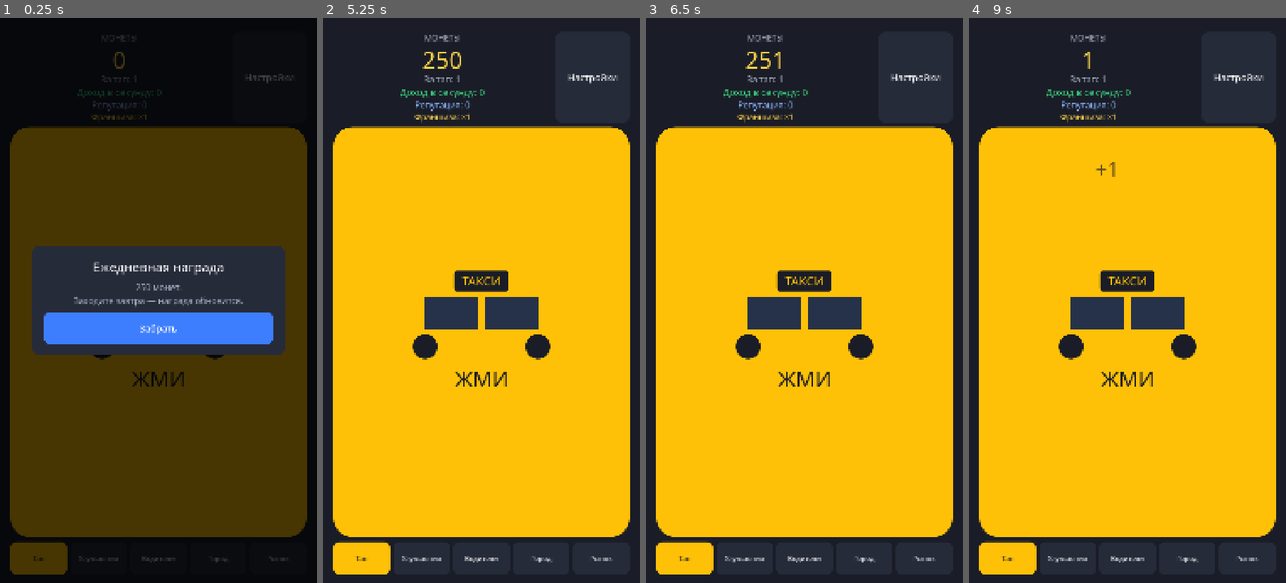
Above: before the commit, frames 1-4 (left to right).
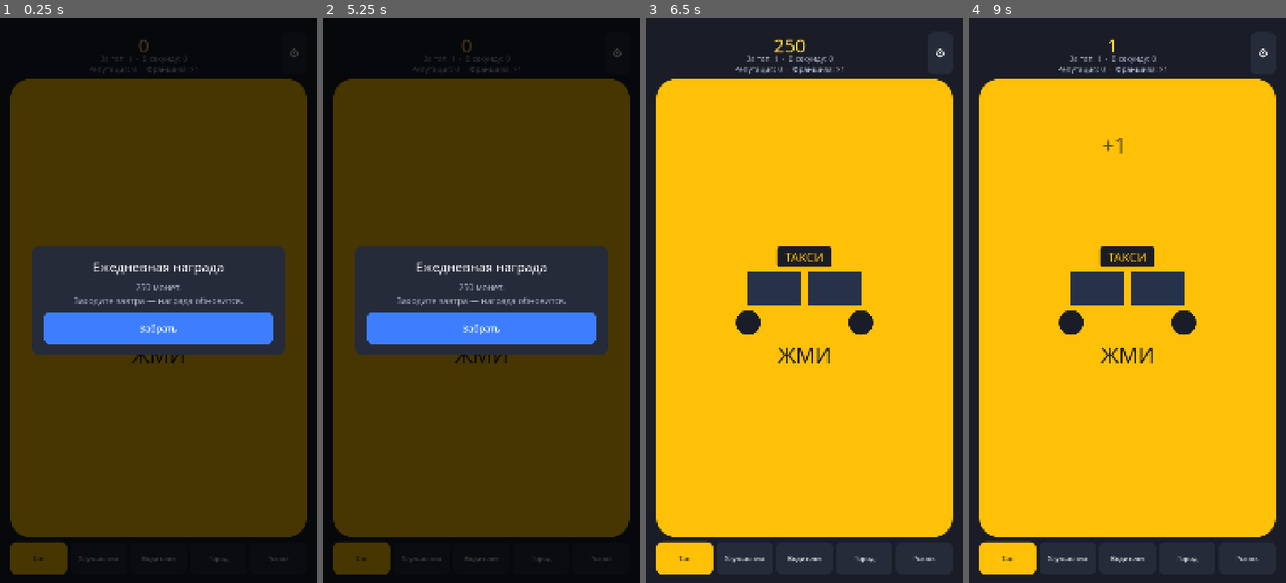
Above: after the commit, the same moments.

Repository: bogdan22807/play1
Game: Godot game, scene res://scenes/main.tscn
Two runs of this game, one before a commit and one after it. Both use one fixed random seed, a clock stepped at 60 frames per second and the inputs below.
Inputs (mouse positions are in pixels of both pictures, inside the frame that each line leads up to; where the layout moved, square brackets give the same spot in the first picture):
- Up to frame 1 (0.25 s): no input
- Up to frame 2 (5.25 s): click "Настройки" (after the commit: "⚙") at 0.5 s; click "Тап" at 1.25 s; click "Улучшения" at 2 s; click "Водители" at 2.75 s; click "Город" at 3.5 s; click "Рынок" at 4.25 s; click (481, 306) [481, 334] at 5 s
- Up to frame 3 (6.5 s): click (804, 328) at 5.75 s, where only the run after the commit has a clickable "Забрать"
- Up to frame 4 (9 s): click "Настройки" (after the commit: "⚙") at 6.5 s; click "Сбросить прогресс" at 7.25 s; click "Сбросить" at 8 s; click (1127, 306) [1127, 334] at 8.75 s

The runs differ from the first frame. In frame 1, 8.8% of the frame differs, in the area x 3-97%, y 3-66%; in frame 2, 98%, in the area x 0-100%, y 0-100%; in frame 3, 14%; in frame 4, 14%.

Commit message:
Сжать шапку и разделить город на три раздела.
Франшиза считается от всего заработка и продаётся только при росте хотя бы на 10%. В городе по очереди показываются районы, мир и достижения.

Co-authored-by: bogdan22807 <bogdan22807@users.noreply.github.com>

Diff:
--- a/autoload/game_state.gd
+++ b/autoload/game_state.gd
@@ -38,10 +38,11 @@
 const DAILY_COINS := 250.0
 ## Сколько тапов нужно для +1 репутации.
 const TAPS_PER_REPUTATION := 20
-## Сколько монет забега дают +1 к множителю франшизы.
-const FRANCHISE_PER_EARNED := 10000.0
-## Меньше этой суммы компанию продать нельзя.
-const MIN_RUN_TO_SELL := 1000.0
+## Франшиза = 1 + 0.5 * корень из заработка всех забегов, делённого на эту сумму.
+const FRANCHISE_REFERENCE := 1000000.0
+const FRANCHISE_SQRT_WEIGHT := 0.5
+## Продавать можно, когда новая франшиза больше текущей хотя бы на 10%.
+const FRANCHISE_MIN_STEP := 1.1
 ## Если кадр завис дольше секунды, не начисляем доход за всю паузу.
 const MAX_INCOME_STEP := 1.0
 const SAVE_PATH := "user://save.json"
@@ -563,20 +564,33 @@
 	return run_earned
 
 
-## На сколько вырастет франшиза, если продать компанию прямо сейчас.
-func get_prestige_bonus() -> float:
-	return run_earned / FRANCHISE_PER_EARNED
+## Какой множитель зафиксируется, если продать компанию сейчас.
+func get_preview_franchise() -> float:
+	var earned: float = maxf(0.0, lifetime_earned)
+	return 1.0 + FRANCHISE_SQRT_WEIGHT * sqrt(earned / FRANCHISE_REFERENCE)
 
 
 func can_sell_company() -> bool:
-	return run_earned + 0.001 >= MIN_RUN_TO_SELL
+	return get_preview_franchise() + 0.000001 >= franchise * FRANCHISE_MIN_STEP
+
+
+## Почему кнопка продажи выключена. Пустая строка, если продать уже можно.
+func get_sell_block_reason() -> String:
+	if can_sell_company():
+		return ""
+	var preview: float = get_preview_franchise()
+	var need: float = franchise * FRANCHISE_MIN_STEP
+	return "Сейчас стало бы ×%s. Нужно хотя бы ×%s, это +10%% к текущей франшизе." % [
+		format_number(preview),
+		format_number(need),
+	]
 
 
 ## Сбрасывает забег и прибавляет франшизу. Сама франшиза остаётся.
 func sell_company() -> bool:
 	if not can_sell_company():
 		return false
-	franchise += get_prestige_bonus()
+	franchise = get_preview_franchise()
 	coins = 0.0
 	run_earned = 0.0
 	_upgrade_levels.clear()
@@ -754,6 +768,17 @@
 	_owned_competitors = _read_count_dict(data.get("competitors", {}))
 	run_taps = _read_run_taps(data)
 	_sync_reputation()
+	franchise = maxf(1.0, float(data.get("franchise", 1.0)))
+	# Старое сохранение без поля: уже лежащие монеты считаем заработком забега.
+	run_earned = maxf(0.0, float(data.get("run_earned", coins)))
+	lifetime_earned = maxf(run_earned, float(data.get("lifetime_earned", run_earned)))
+	_done_achievements = _read_id_set(data.get("achievements", []))
+	_last_daily_day = maxi(0, int(data.get("last_daily_day", 0)))
+	_last_exit_unix = maxi(0, int(data.get("last_exit_unix", 0)))
+	var saved_offline: float = maxf(0.0, float(data.get("pending_offline_coins", 0)))
+	var saved_seconds: float = maxf(0.0, float(data.get("pending_offline_seconds", 0)))
+	_refresh_offline_reward(saved_offline, saved_seconds)
+	_fold_offline_dust()
 
 
 ## Старое сохранение не хранило число тапов. Собираем его из счётчика репутации,
@@ -767,17 +792,6 @@
 	var remainder: int = int(data.get("reputation_taps", 0))
 	remainder = clampi(remainder, 0, TAPS_PER_REPUTATION - 1)
 	return from_taps * TAPS_PER_REPUTATION + remainder
-	franchise = maxf(1.0, float(data.get("franchise", 1.0)))
-	# Старое сохранение без поля: уже лежащие монеты считаем заработком забега.
-	run_earned = maxf(0.0, float(data.get("run_earned", coins)))
-	lifetime_earned = maxf(run_earned, float(data.get("lifetime_earned", run_earned)))
-	_done_achievements = _read_id_set(data.get("achievements", []))
-	_last_daily_day = maxi(0, int(data.get("last_daily_day", 0)))
-	_last_exit_unix = maxi(0, int(data.get("last_exit_unix", 0)))
-	var saved_offline: float = maxf(0.0, float(data.get("pending_offline_coins", 0)))
-	var saved_seconds: float = maxf(0.0, float(data.get("pending_offline_seconds", 0)))
-	_refresh_offline_reward(saved_offline, saved_seconds)
-	_fold_offline_dust()
 
 
 func get_achievements() -> Array:
--- a/scripts/main.gd
+++ b/scripts/main.gd
@@ -25,7 +25,6 @@
 
 var _coins_label: Label
 var _tap_label: Label
-var _income_label: Label
 var _reputation_label: Label
 var _taxi_button: Button
 var _tap_page: Control
@@ -35,7 +34,11 @@
 var _market_page: Control
 var _upgrade_list: VBoxContainer
 var _driver_list: VBoxContainer
-var _city_list: VBoxContainer
+var _district_list: VBoxContainer
+var _world_list: VBoxContainer
+var _achievement_list: VBoxContainer
+var _city_sections: Array[Control] = []
+var _city_section_buttons: Array[Button] = []
 var _market_list: VBoxContainer
 var _multiplier_label: Label
 var _tab_buttons: Array[Button] = []
@@ -54,7 +57,6 @@
 var _notice_layer: Control
 var _notice_title: Label
 var _notice_body: Label
-var _franchise_label: Label
 var _sell_info: Label
 var _sell_button: Button
 var _sell_layer: Control
@@ -173,10 +175,9 @@
 	_driver_list = _drivers_page.get_child(0).get_child(0) as VBoxContainer
 	_build_driver_rows()
 
-	_city_page = _build_scroll_page()
+	_city_page = _build_city_page()
 	_city_page.set_anchors_and_offsets_preset(Control.PRESET_FULL_RECT)
 	pages.add_child(_city_page)
-	_city_list = _city_page.get_child(0).get_child(0) as VBoxContainer
 	_build_city_rows()
 
 	_market_page = _build_scroll_page()
@@ -205,16 +206,9 @@
 	text_box.add_theme_constant_override("separation", 0)
 	header.add_child(text_box)
 
-	var caption := Label.new()
-	caption.text = "МОНЕТЫ"
-	caption.horizontal_alignment = HORIZONTAL_ALIGNMENT_CENTER
-	caption.add_theme_font_size_override("font_size", 28)
-	caption.add_theme_color_override("font_color", COLOR_MUTED)
-	text_box.add_child(caption)
-
 	# Фиксированная рамка: одна надпись не прыгает по ширине и не оставляет старые цифры.
 	var coin_frame := Control.new()
-	coin_frame.custom_minimum_size = Vector2(0, 100)
+	coin_frame.custom_minimum_size = Vector2(0, 72)
 	coin_frame.size_flags_horizontal = Control.SIZE_EXPAND_FILL
 	coin_frame.clip_contents = true
 	text_box.add_child(coin_frame)
@@ -225,39 +219,29 @@
 	_coins_label.vertical_alignment = VERTICAL_ALIGNMENT_CENTER
 	_coins_label.clip_contents = true
 	_coins_label.mouse_filter = Control.MOUSE_FILTER_IGNORE
-	_coins_label.add_theme_font_size_override("font_size", 80)
+	_coins_label.add_theme_font_size_override("font_size", 64)
 	_coins_label.add_theme_color_override("font_color", COLOR_GOLD)
 	coin_frame.add_child(_coins_label)
 
 	_tap_label = Label.new()
 	_tap_label.horizontal_alignment = HORIZONTAL_ALIGNMENT_CENTER
-	_tap_label.add_theme_font_size_override("font_size", 30)
+	_tap_label.add_theme_font_size_override("font_size", 26)
 	_tap_label.add_theme_color_override("font_color", COLOR_MUTED)
 	text_box.add_child(_tap_label)
 
-	_income_label = Label.new()
-	_income_label.horizontal_alignment = HORIZONTAL_ALIGNMENT_CENTER
-	_income_label.add_theme_font_size_override("font_size", 32)
-	_income_label.add_theme_color_override("font_color", COLOR_INCOME)
-	text_box.add_child(_income_label)
-
 	_reputation_label = Label.new()
 	_reputation_label.horizontal_alignment = HORIZONTAL_ALIGNMENT_CENTER
-	_reputation_label.add_theme_font_size_override("font_size", 30)
-	_reputation_label.add_theme_color_override("font_color", Color("8eb6ff"))
+	_reputation_label.add_theme_font_size_override("font_size", 26)
+	_reputation_label.add_theme_color_override("font_color", Color("c5d4f5"))
 	text_box.add_child(_reputation_label)
 
-	_franchise_label = Label.new()
-	_franchise_label.horizontal_alignment = HORIZONTAL_ALIGNMENT_CENTER
-	_franchise_label.add_theme_font_size_override("font_size", 28)
-	_franchise_label.add_theme_color_override("font_color", COLOR_GOLD)
-	text_box.add_child(_franchise_label)
-
 	var settings_button := Button.new()
-	settings_button.text = "Настройки"
-	settings_button.custom_minimum_size = Vector2(250, 120)
+	settings_button.text = "⚙"
+	settings_button.tooltip_text = "Настройки"
+	settings_button.custom_minimum_size = Vector2(84, 84)
 	settings_button.focus_mode = Control.FOCUS_NONE
 	_style_plain_button(settings_button, COLOR_PANEL)
+	settings_button.add_theme_font_size_override("font_size", 40)
 	settings_button.add_theme_color_override("font_color", Color.WHITE)
 	settings_button.add_theme_color_override("font_hover_color", Color.WHITE)
 	settings_button.add_theme_color_override("font_pressed_color", Color.WHITE)
@@ -556,26 +540,29 @@
 func _refresh_sell() -> void:
 	if _sell_info == null:
 		return
-	var bonus: float = GameState.get_prestige_bonus()
 	var now: float = GameState.get_franchise()
-	_sell_info.text = "Заработано за забег: %s\nФраншиза сейчас: ×%s\nПосле продажи станет ×%s" % [
-		GameState.format_number(GameState.get_run_earned()),
+	var preview: float = GameState.get_preview_franchise()
+	_sell_info.text = "Заработано за все забеги: %s\nБыло ×%s → станет ×%s" % [
+		GameState.format_number(GameState.lifetime_earned),
 		GameState.format_number(now),
-		GameState.format_number(now + bonus),
+		GameState.format_number(preview),
 	]
+	var reason: String = GameState.get_sell_block_reason()
+	if reason != "":
+		_sell_info.text += "\n" + reason
 	_sell_button.disabled = not GameState.can_sell_company()
 	if _sell_button.disabled:
-		_sell_button.text = "Нужно заработать %s" % GameState.format_number(1000.0)
+		_sell_button.text = "Рано продавать"
 	else:
 		_sell_button.text = "Продать компанию"
 
 
 func _ask_sell() -> void:
-	var bonus: float = GameState.get_prestige_bonus()
 	var now: float = GameState.get_franchise()
-	_sell_body.text = "Монеты, улучшения, водители, районы, регионы и выкуп обнулятся.\nРепутация тоже начнётся заново.\n\nБонус этого забега: +%s\nФраншиза станет ×%s и останется навсегда." % [
-		GameState.format_number(bonus),
-		GameState.format_number(now + bonus),
+	var preview: float = GameState.get_preview_franchise()
+	_sell_body.text = "Монеты, улучшения, водители, районы, регионы и выкуп обнулятся.\nРепутация тоже начнётся заново.\n\nФраншиза: ×%s → ×%s" % [
+		GameState.format_number(now),
+		GameState.format_number(preview),
 	]
 	_sell_layer.visible = true
 
@@ -591,8 +578,8 @@
 	_sell_layer.visible = false
 
 
-func _on_franchise_changed(value: float) -> void:
-	_franchise_label.text = "Франшиза: ×%s" % GameState.format_number(value)
+func _on_franchise_changed(_value: float) -> void:
+	_refresh_meta_line()
 	_refresh_sell()
 
 
@@ -691,6 +678,69 @@
 	_notice_layer.visible = false
 
 
+func _build_city_page() -> Control:
+	var page := VBoxContainer.new()
+	page.add_theme_constant_override("separation", 12)
+	page.add_child(_build_city_switch())
+
+	var stack := Control.new()
+	stack.size_flags_horizontal = Control.SIZE_EXPAND_FILL
+	stack.size_flags_vertical = Control.SIZE_EXPAND_FILL
+	page.add_child(stack)
+
+	var district_page := _build_scroll_page()
+	var world_page := _build_scroll_page()
+	var achievement_page := _build_scroll_page()
+	_city_sections = [district_page, world_page, achievement_page]
+	for section: Control in _city_sections:
+		section.set_anchors_and_offsets_preset(Control.PRESET_FULL_RECT)
+		stack.add_child(section)
+	_district_list = district_page.get_child(0).get_child(0) as VBoxContainer
+	_world_list = world_page.get_child(0).get_child(0) as VBoxContainer
+	_achievement_list = achievement_page.get_child(0).get_child(0) as VBoxContainer
+	_show_city_section(0)
+	return page
+
+
+func _build_city_switch() -> HBoxContainer:
+	var bar := HBoxContainer.new()
+	bar.add_theme_constant_override("separation", 8)
+	_city_section_buttons = [
+		_make_section_button("Районы"),
+		_make_section_button("Мир"),
+		_make_section_button("Достижения"),
+	]
+	for index in _city_section_buttons.size():
+		var button: Button = _city_section_buttons[index]
+		button.pressed.connect(_show_city_section.bind(index))
+		bar.add_child(button)
+	return bar
+
+
+func _make_section_button(title: String) -> Button:
+	var button := Button.new()
+	button.text = title
+	button.size_flags_horizontal = Control.SIZE_EXPAND_FILL
+	button.custom_minimum_size = Vector2(0, 72)
+	button.focus_mode = Control.FOCUS_NONE
+	button.add_theme_font_size_override("font_size", 26)
+	return button
+
+
+func _show_city_section(index: int) -> void:
+	for section_index in _city_sections.size():
+		_city_sections[section_index].visible = section_index == index
+		var button: Button = _city_section_buttons[section_index]
+		var active: bool = section_index == index
+		var background: Color = COLOR_TAXI if active else COLOR_PANEL
+		var font_color: Color = COLOR_INK if active else Color.WHITE
+		_style_plain_button(button, background)
+		button.add_theme_color_override("font_color", font_color)
+		button.add_theme_color_override("font_hover_color", font_color)
+		button.add_theme_color_override("font_pressed_color", font_color)
+		button.add_theme_color_override("font_focus_color", font_color)
+
+
 func _build_city_rows() -> void:
 	for raw: Variant in GameState.get_cities():
 		if typeof(raw) != TYPE_DICTIONARY:
@@ -700,7 +750,7 @@
 		title.text = str(city.get("name", "Город"))
 		title.horizontal_alignment = HORIZONTAL_ALIGNMENT_CENTER
 		title.add_theme_font_size_override("font_size", 42)
-		_city_list.add_child(title)
+		_district_list.add_child(title)
 
 		var about := Label.new()
 		about.text = str(city.get("description", ""))
@@ -708,13 +758,13 @@
 		about.horizontal_alignment = HORIZONTAL_ALIGNMENT_CENTER
 		about.add_theme_font_size_override("font_size", 26)
 		about.add_theme_color_override("font_color", COLOR_MUTED)
-		_city_list.add_child(about)
+		_district_list.add_child(about)
 
 		_multiplier_label = Label.new()
 		_multiplier_label.horizontal_alignment = HORIZONTAL_ALIGNMENT_CENTER
 		_multiplier_label.add_theme_font_size_override("font_size", 32)
 		_multiplier_label.add_theme_color_override("font_color", COLOR_INCOME)
-		_city_list.add_child(_multiplier_label)
+		_district_list.add_child(_multiplier_label)
 
 		var districts: Variant = city.get("districts", [])
 		if typeof(districts) != TYPE_ARRAY:
@@ -726,7 +776,7 @@
 			var district_id: String = str(info.get("id", ""))
 			if district_id == "":
 				continue
-			_city_list.add_child(_make_district_row(district_id, info))
+			_district_list.add_child(_make_district_row(district_id, info))
 	_build_region_rows()
 	_build_achievement_rows()
 
@@ -781,7 +831,7 @@
 	title.text = "МИР"
 	title.horizontal_alignment = HORIZONTAL_ALIGNMENT_CENTER
 	title.add_theme_font_size_override("font_size", 42)
-	_city_list.add_child(title)
+	_world_list.add_child(title)
 
 	var hint := Label.new()
 	hint.text = "Репутация растёт от заказов: +1 за каждые 20 тапов и за каждого нанятого водителя."
@@ -789,7 +839,7 @@
 	hint.horizontal_alignment = HORIZONTAL_ALIGNMENT_CENTER
 	hint.add_theme_font_size_override("font_size", 26)
 	hint.add_theme_color_override("font_color", COLOR_MUTED)
-	_city_list.add_child(hint)
+	_world_list.add_child(hint)
 
 	for raw: Variant in GameState.get_regions():
 		if typeof(raw) != TYPE_DICTIONARY:
@@ -798,7 +848,7 @@
 		var region_id: String = str(info.get("id", ""))
 		if region_id == "":
 			continue
-		_city_list.add_child(_make_region_row(region_id, info))
+		_world_list.add_child(_make_region_row(region_id, info))
 
 
 func _make_region_row(region_id: String, info: Dictionary) -> PanelContainer:
@@ -1149,7 +1199,7 @@
 	title.text = "ДОСТИЖЕНИЯ"
 	title.horizontal_alignment = HORIZONTAL_ALIGNMENT_CENTER
 	title.add_theme_font_size_override("font_size", 42)
-	_city_list.add_child(title)
+	_achievement_list.add_child(title)
 
 	for raw: Variant in GameState.get_achievements():
 		if typeof(raw) != TYPE_DICTIONARY:
@@ -1165,7 +1215,7 @@
 		label.autowrap_mode = TextServer.AUTOWRAP_WORD_SMART
 		label.add_theme_font_size_override("font_size", 28)
 		panel.add_child(label)
-		_city_list.add_child(panel)
+		_achievement_list.add_child(panel)
 		_achievement_labels[achievement_id] = label
 
 
@@ -1356,6 +1406,7 @@
 		button.add_theme_color_override("font_color", font_color)
 		button.add_theme_color_override("font_hover_color", font_color)
 		button.add_theme_color_override("font_pressed_color", font_color)
+		button.add_theme_color_override("font_focus_color", font_color)
 
 
 func _style_plain_button(button: Button, color: Color) -> void:
@@ -1491,12 +1542,26 @@
 	_refresh_sell()
 
 
-func _on_tap_power_changed(value: float) -> void:
-	_tap_label.text = "За тап: %s" % GameState.format_number(value)
-
-
-func _on_income_changed(value: float) -> void:
-	_income_label.text = "Доход в секунду: %s" % GameState.format_number(value)
+func _on_tap_power_changed(_value: float) -> void:
+	_refresh_rate_line()
+
+
+func _on_income_changed(_value: float) -> void:
+	_refresh_rate_line()
+
+
+func _refresh_rate_line() -> void:
+	_tap_label.text = "За тап: %s  ·  В секунду: %s" % [
+		GameState.format_number(GameState.get_tap_power()),
+		GameState.format_number(GameState.get_income_per_second()),
+	]
+
+
+func _refresh_meta_line() -> void:
+	_reputation_label.text = "Репутация: %d  ·  Франшиза: ×%s" % [
+		GameState.reputation,
+		GameState.format_number(GameState.get_franchise()),
+	]
 
 
 func _on_upgrades_changed() -> void:
@@ -1516,9 +1581,8 @@
 	_refresh_districts()
 
 
-func _on_reputation_changed(value: int) -> void:
-	if _reputation_label != null:
-		_reputation_label.text = "Репутация: %d" % value
+func _on_reputation_changed(_value: int) -> void:
+	_refresh_meta_line()
 	_refresh_regions()
 	_refresh_achievements()
 
